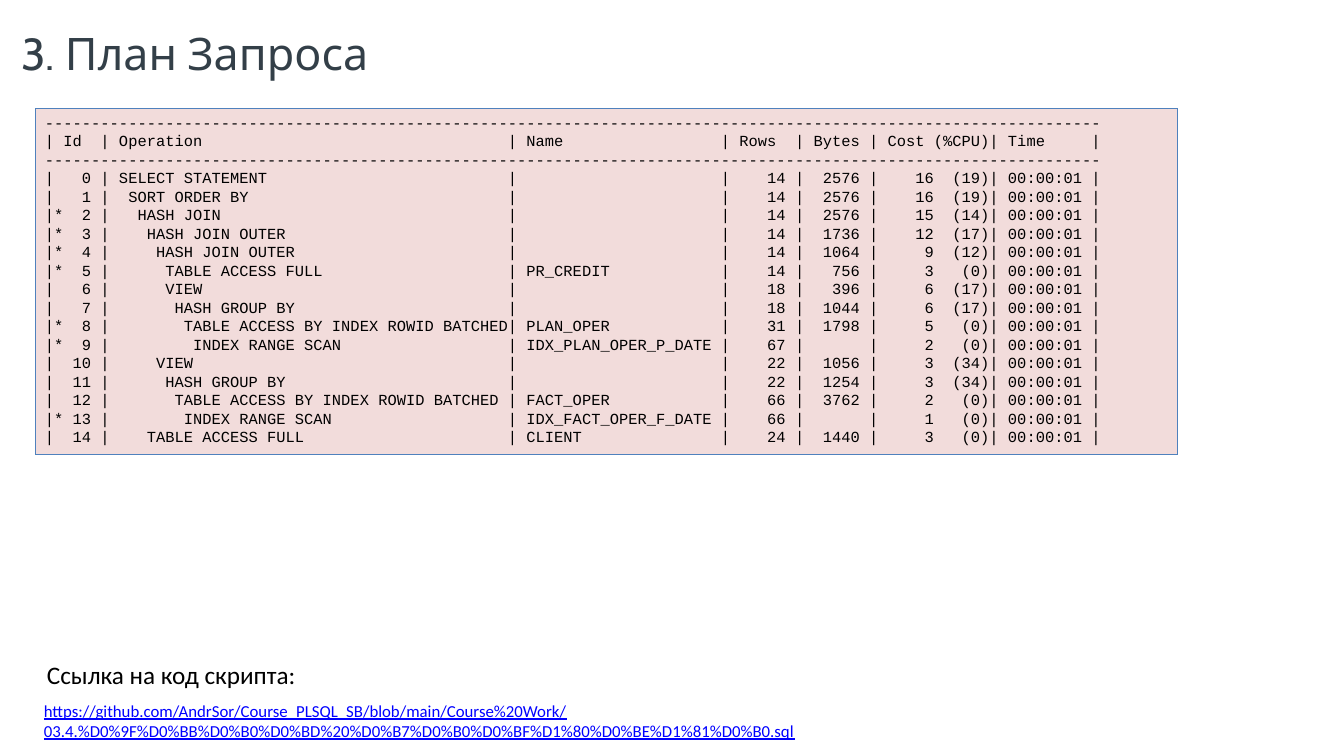
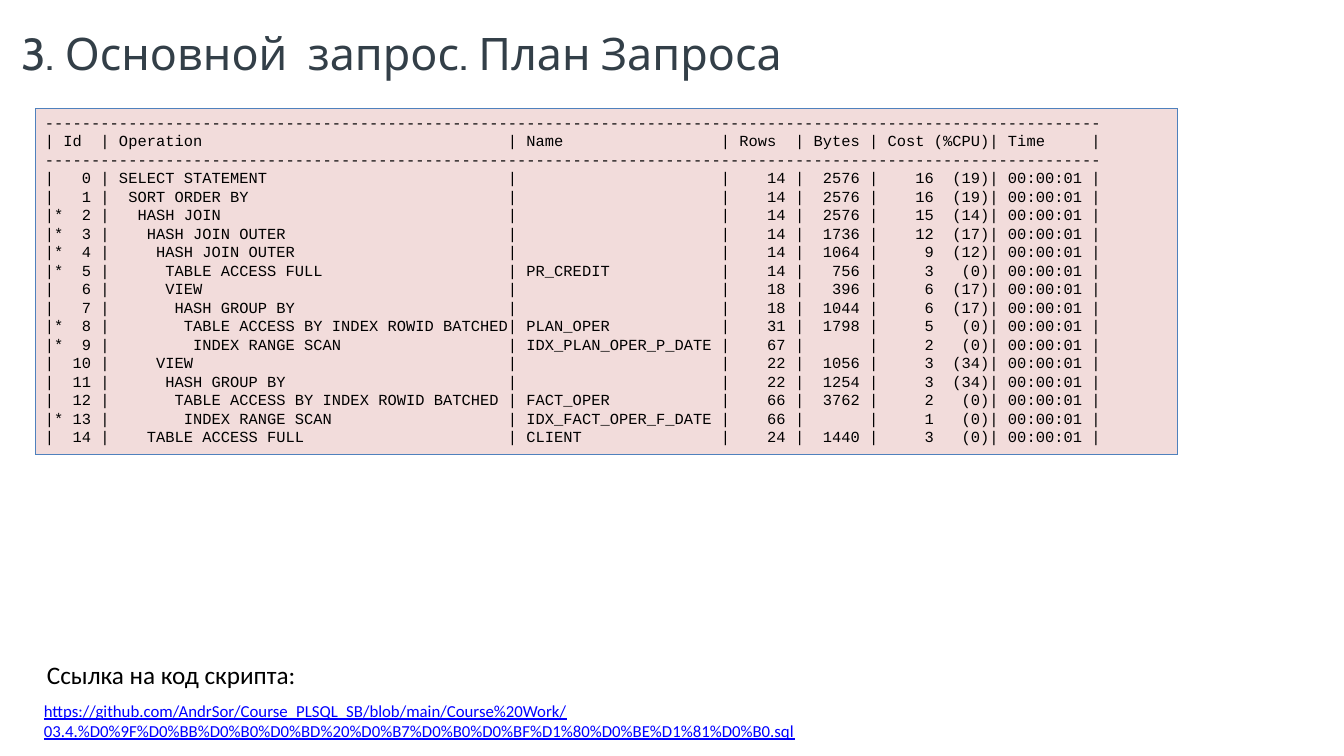
Before and after one commit to AndrSor/Course_PLSQL_SB, a slide deck: slide 11 of Course Work/_Презентация Курсовой работы.pptx (slide 13 before the commit). Drawn at 1344x756 pixels with LibreOffice and Linux fonts; fonts in the diff are those of the drawing; background and template pictures are left out. Boxes give left, top, right and bottom in pixels: in the first picture for what was removed or moved away, otherwise in the second. Text is boxed around its words. In the diff, an @@ line names an element or a change of style, - is before the commit and + after.

```diff
--- a/Course Work/_Презентация Курсовой работы.pptx
+++ b/Course Work/_Презентация Курсовой работы.pptx
@@ text at box(21, 36, 782, 81): text changed @@
-3. План Запроса
+3. Основной запрос. План Запроса
```
Also in this commit, not shown: 3 other slides changed, 1 slide added, 20 other files.
